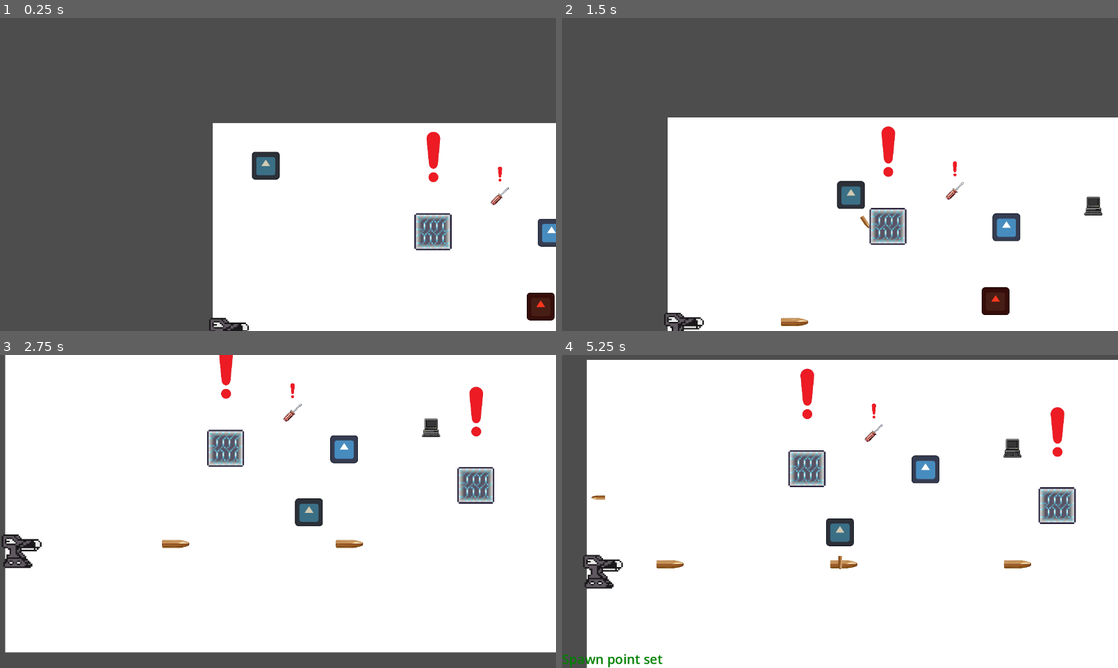
Above: before the commit, frames 1-4 (two rows, left to right).
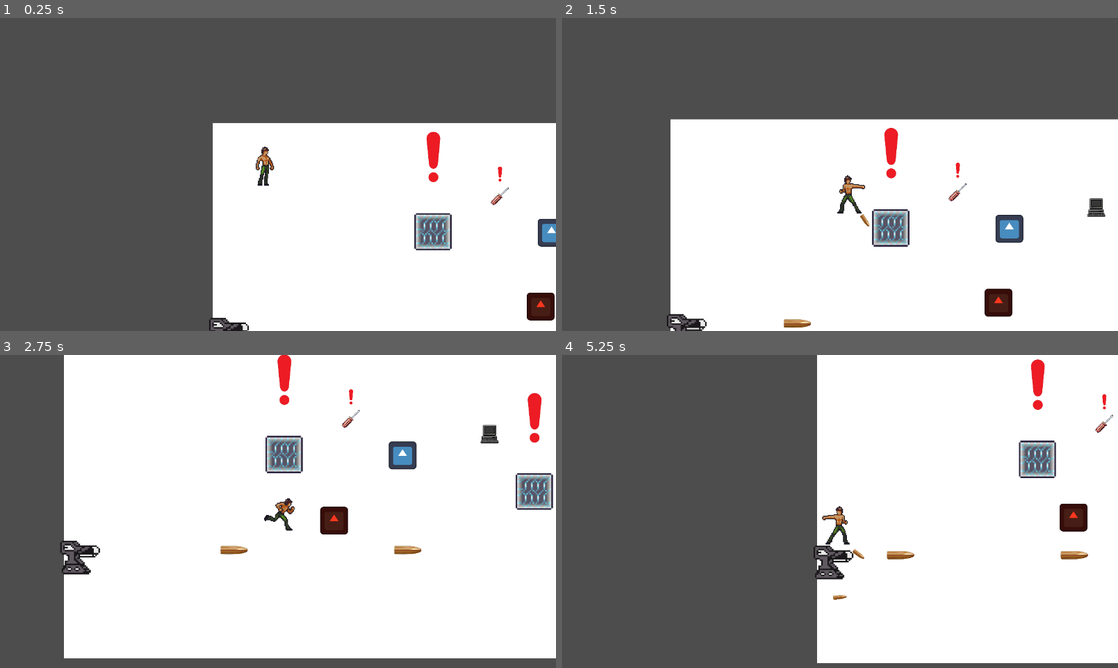
Above: after the commit, the same moments.

Repository: randellsoteo/PixelRig-Showcase
Game: Godot game, scene res://world.tscn
Same seed, same stepped clock (60 frames per second), same inputs: the game is played once before the commit and once after it. The engine's default icon, where the game draws it, is replaced by a stand-in: a white triangle on a blue panel in a dark square.
Inputs:
- Up to frame 1 (0.25 s): no input
- Up to frame 2 (1.5 s): tap Enter (ui_accept) at 0.5, 0.77 s; hold D (Right) 0.53-1.28 s; tap Space (Attack) at 0.6, 1.35 s; hold S (Down) from 1.28 s (still down)
- Up to frame 3 (2.75 s): tap Enter (ui_accept) at 1.52 s; release S (Down) at 2.03 s; hold D (Right) from 2.03 s (still down); tap E (Interact) at 2.1 s; tap Space (Attack) at 2.3 s
- Up to frame 4 (5.25 s): release D (Right) at 2.78 s; hold W (Up) 2.78-3.53 s; tap Space (Attack) at 2.85, 3.6, 4.55, 5.1 s; tap Enter (ui_accept) at 3.02, 3.77, 4.52 s; hold A (Left) 3.53-5.03 s; tap E (Interact) at 4.35 s; hold S (Down) from 5.03 s (still down)

The runs differ from the first frame. In frame 1, 0.5% of the frame differs, in the area x 45-51%, y 41-54%; in frame 2, 3.5%; in frame 3, 19%; in frame 4, 47%, in the area x 0-100%, y 0-100%.

Commit message:
added AnimatedSprite2D to player
running left and right now has animation

Diff:
--- a/pixelrig-ai/hostile.tscn
+++ b/pixelrig-ai/hostile.tscn
@@ -15,6 +15,7 @@
 [node name="CharacterBody2D" type="CharacterBody2D"]
 scale = Vector2(0.5, 0.5)
 script = ExtResource("1_xyycg")
+health = 100
 
 [node name="Sprite2D" type="Sprite2D" parent="."]
 modulate = Color(1, 0.215686, 0.117647, 1)
--- a/pixelrig-ai/player.gd
+++ b/pixelrig-ai/player.gd
@@ -1,8 +1,8 @@
-# player.gd
 extends CharacterBody2D
 
 @export var speed: float = 400.0
 @export var interact_distance: float = 50.0
+@onready var sprite: AnimatedSprite2D = $Sprite
 
 var can_move: bool = true
 var health: int = 3
@@ -35,6 +35,8 @@
 		world.respawn_player()
 
 func apply_knockback(direction: Vector2, force: float) -> void:
+	# This is the simplified line. It will apply the same force
+	# regardless of the direction of the knockback.
 	knockback_vector = direction.normalized() * force
 	knockback_time = knockback_duration
 
@@ -55,23 +57,37 @@
 
 	# 🔹 If stunned, don't process input
 	if not can_move:
+		velocity = Vector2.ZERO
 		move_and_slide()
+		sprite.play("idle")
 		return
+
+	# 🔹 Handle attack animation and shooting first
+	if Input.is_action_just_pressed("Attack"):
+		_shoot()
+		return # Stop processing input to prevent movement animation from overriding
 
 	# 🔹 Normal movement
 	var input_vector = Input.get_vector("Left", "Right", "Up", "Down")
 	velocity = input_vector * speed
 	move_and_slide()
 
+	if input_vector == Vector2.ZERO:
+		sprite.play("idle")
+	elif input_vector.x < 0:
+		sprite.flip_h = true
+		sprite.play("run")
+	elif input_vector.x > 0:
+		sprite.flip_h = false
+		sprite.play("run")
+
 	if Input.is_action_just_pressed("Interact"):
 		_interact()
 
-	# New: Check for the "Attack" input
-	if Input.is_action_just_pressed("Attack"):
-		_shoot()
+func _shoot():
+	sprite.play("shoot") # Play the animation before instancing the bullet
+	velocity = Vector2.ZERO # Stop the player
 
-# New: Function to handle the player shooting a bullet
-func _shoot():
 	var bullet = BULLET_SCENE.instantiate()
 	get_tree().current_scene.add_child(bullet)
 
@@ -86,7 +102,7 @@
 			dir = Vector2.RIGHT
 
 	bullet.rotation = dir.angle()
-	bullet.global_position = global_position + dir * 24  # spawn a bit forward
+	bullet.global_position = global_position + dir * 24 # spawn a bit forward
 	bullet.shooter = self
 
 
--- a/pixelrig-ai/player.tscn
+++ b/pixelrig-ai/player.tscn
@@ -1,19 +1,140 @@
-[gd_scene load_steps=4 format=3 uid="uid://by7yctgrl7bo1"]
+[gd_scene load_steps=19 format=3 uid="uid://by7yctgrl7bo1"]
 
 [ext_resource type="Script" uid="uid://bi4kti7ibl4ua" path="res://player.gd" id="1_4flbx"]
-[ext_resource type="Texture2D" uid="uid://hdy2k00in2tp" path="res://icon.svg" id="2_onrkg"]
+[ext_resource type="Texture2D" uid="uid://0bbvc7n0gfb8" path="res://assets/player/player-spritemap-v9-greenpants-right.png" id="2_i3pqv"]
+
+[sub_resource type="AtlasTexture" id="AtlasTexture_nvl01"]
+atlas = ExtResource("2_i3pqv")
+region = Rect2(0, 0, 46, 50)
+
+[sub_resource type="AtlasTexture" id="AtlasTexture_ivps1"]
+atlas = ExtResource("2_i3pqv")
+region = Rect2(230, 0, 46, 50)
+
+[sub_resource type="AtlasTexture" id="AtlasTexture_urp6f"]
+atlas = ExtResource("2_i3pqv")
+region = Rect2(0, 150, 46, 50)
+
+[sub_resource type="AtlasTexture" id="AtlasTexture_bwjto"]
+atlas = ExtResource("2_i3pqv")
+region = Rect2(46, 150, 46, 50)
+
+[sub_resource type="AtlasTexture" id="AtlasTexture_606se"]
+atlas = ExtResource("2_i3pqv")
+region = Rect2(92, 150, 46, 50)
+
+[sub_resource type="AtlasTexture" id="AtlasTexture_u1c27"]
+atlas = ExtResource("2_i3pqv")
+region = Rect2(138, 150, 46, 50)
+
+[sub_resource type="AtlasTexture" id="AtlasTexture_op7ga"]
+atlas = ExtResource("2_i3pqv")
+region = Rect2(184, 150, 46, 50)
+
+[sub_resource type="AtlasTexture" id="AtlasTexture_q13i1"]
+atlas = ExtResource("2_i3pqv")
+region = Rect2(230, 150, 46, 50)
+
+[sub_resource type="AtlasTexture" id="AtlasTexture_pylmc"]
+atlas = ExtResource("2_i3pqv")
+region = Rect2(276, 150, 46, 50)
+
+[sub_resource type="AtlasTexture" id="AtlasTexture_pbfsw"]
+atlas = ExtResource("2_i3pqv")
+region = Rect2(322, 150, 46, 50)
+
+[sub_resource type="AtlasTexture" id="AtlasTexture_5tmop"]
+atlas = ExtResource("2_i3pqv")
+region = Rect2(92, 0, 46, 50)
+
+[sub_resource type="AtlasTexture" id="AtlasTexture_7ahtn"]
+atlas = ExtResource("2_i3pqv")
+region = Rect2(138, 0, 46, 50)
+
+[sub_resource type="AtlasTexture" id="AtlasTexture_7lmhl"]
+atlas = ExtResource("2_i3pqv")
+region = Rect2(184, 0, 46, 50)
+
+[sub_resource type="AtlasTexture" id="AtlasTexture_dx0e4"]
+atlas = ExtResource("2_i3pqv")
+region = Rect2(230, 0, 46, 50)
+
+[sub_resource type="SpriteFrames" id="SpriteFrames_hqtel"]
+animations = [{
+"frames": [{
+"duration": 1.0,
+"texture": SubResource("AtlasTexture_nvl01")
+}, {
+"duration": 1.0,
+"texture": SubResource("AtlasTexture_ivps1")
+}],
+"loop": true,
+"name": &"idle",
+"speed": 3.0
+}, {
+"frames": [{
+"duration": 1.0,
+"texture": SubResource("AtlasTexture_urp6f")
+}, {
+"duration": 1.0,
+"texture": SubResource("AtlasTexture_bwjto")
+}, {
+"duration": 1.0,
+"texture": SubResource("AtlasTexture_606se")
+}, {
+"duration": 1.0,
+"texture": SubResource("AtlasTexture_u1c27")
+}, {
+"duration": 1.0,
+"texture": SubResource("AtlasTexture_op7ga")
+}, {
+"duration": 1.0,
+"texture": SubResource("AtlasTexture_q13i1")
+}, {
+"duration": 1.0,
+"texture": SubResource("AtlasTexture_pylmc")
+}, {
+"duration": 1.0,
+"texture": SubResource("AtlasTexture_pbfsw")
+}],
+"loop": true,
+"name": &"run",
+"speed": 12.0
+}, {
+"frames": [{
+"duration": 1.0,
+"texture": SubResource("AtlasTexture_5tmop")
+}, {
+"duration": 1.0,
+"texture": SubResource("AtlasTexture_7ahtn")
+}, {
+"duration": 1.0,
+"texture": SubResource("AtlasTexture_7lmhl")
+}, {
+"duration": 1.0,
+"texture": SubResource("AtlasTexture_dx0e4")
+}],
+"loop": true,
+"name": &"shoot",
+"speed": 12.0
+}]
 
 [sub_resource type="RectangleShape2D" id="RectangleShape2D_onrkg"]
-size = Vector2(64, 64)
+size = Vector2(73, 90)
 
 [node name="Player" type="CharacterBody2D"]
 script = ExtResource("1_4flbx")
 
-[node name="Sprite2D" type="Sprite2D" parent="."]
-scale = Vector2(0.5, 0.5)
-texture = ExtResource("2_onrkg")
+[node name="Sprite" type="AnimatedSprite2D" parent="."]
+texture_filter = 1
+position = Vector2(-2, 0)
+scale = Vector2(1.91304, 2)
+sprite_frames = SubResource("SpriteFrames_hqtel")
+animation = &"shoot"
+frame_progress = 0.472814
 
 [node name="CollisionShape2D" type="CollisionShape2D" parent="."]
+position = Vector2(-1.5, 1)
 shape = SubResource("RectangleShape2D_onrkg")
 
 [node name="PlayerCamera" type="Camera2D" parent="."]
Binary file added: pixelrig-ai/assets/accessories/book01-spritemap-v9.png
Not shown, added: pixelrig-ai/assets/accessories/book01-spritemap-v9.png.import
Binary file added: pixelrig-ai/assets/accessories/book02-spritemap-v9.png
Not shown, added: pixelrig-ai/assets/accessories/book02-spritemap-v9.png.import
Binary file added: pixelrig-ai/assets/accessories/book03-spritemap-v9.png
Not shown, added: pixelrig-ai/assets/accessories/book03-spritemap-v9.png.import
Binary file added: pixelrig-ai/assets/accessories/book04-spritemap-v9.png
Not shown, added: pixelrig-ai/assets/accessories/book04-spritemap-v9.png.import
Binary file added: pixelrig-ai/assets/accessories/book05-spritemap.png
Not shown, added: pixelrig-ai/assets/accessories/book05-spritemap.png.import
Binary file added: pixelrig-ai/assets/accessories/book06-spritemap.png
Not shown, added: pixelrig-ai/assets/accessories/book06-spritemap.png.import
(and 306 more such lines)
